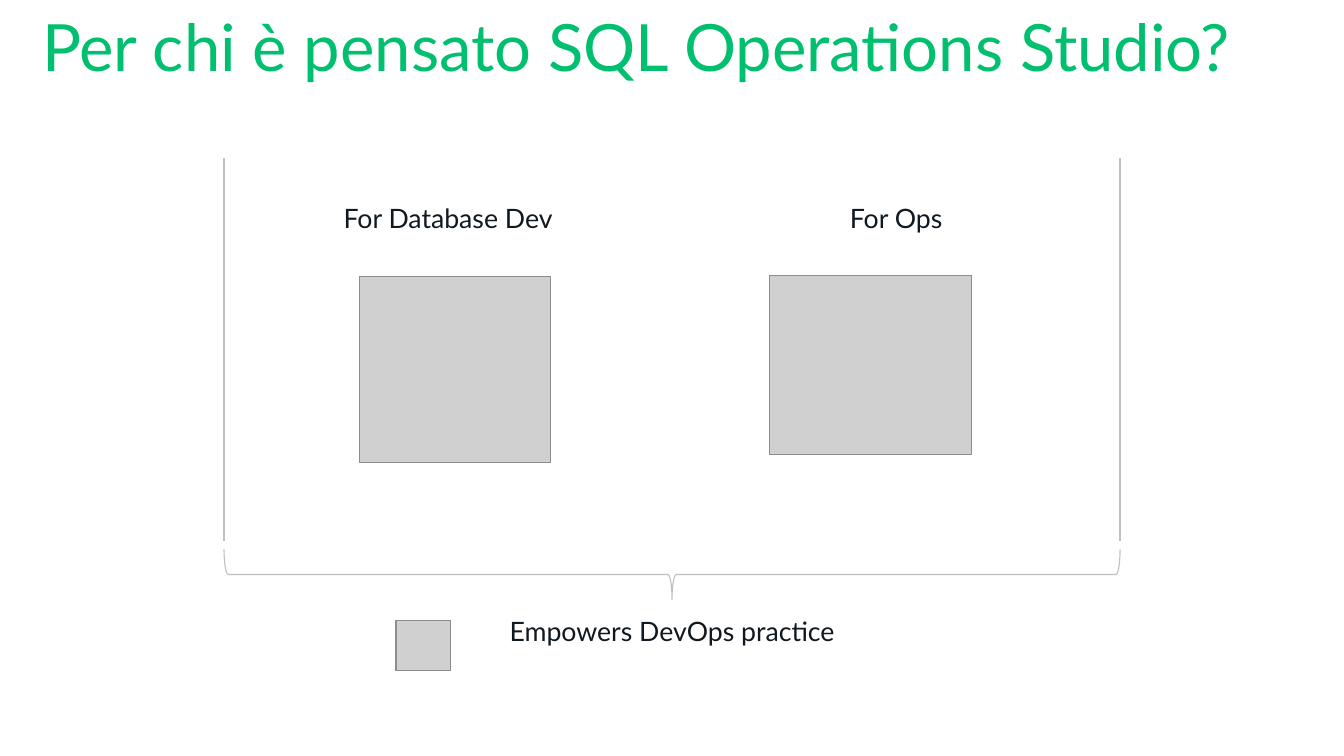
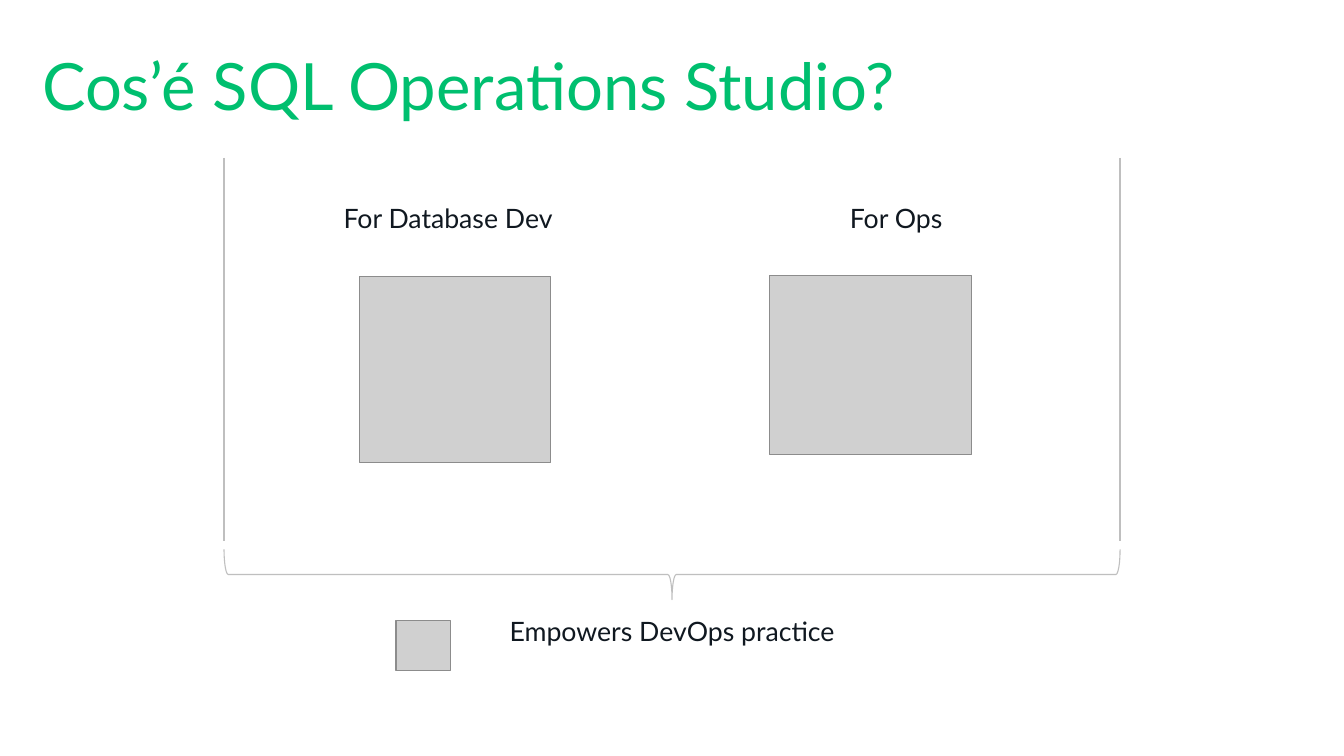
Before and after one commit to mrg3d/demo-opsstudio-repo, a slide deck: slide 8 of Introducing SQL Operations Studio.pptx (slide 10 before the commit). Drawn at 1344x756 pixels with LibreOffice and Linux fonts; fonts in the diff are those of the drawing; grey boxes stand for pictures; background and template pictures are left out. Boxes give left, top, right and bottom in pixels: in the first picture for what was removed or moved away, otherwise in the second. Text is boxed around its words. In the diff, an @@ line names an element or a change of style, - is before the commit and + after.

```diff
--- a/Introducing SQL Operations Studio.pptx
+++ b/Introducing SQL Operations Studio.pptx
@@ title at (42, 60, 894, 122): text changed @@
-Per chi è pensato SQL Operations Studio?
+Cos’é SQL Operations Studio?
```
Also in this commit, not shown: 3 other slides changed, 6 slides added, 4 slides removed.
